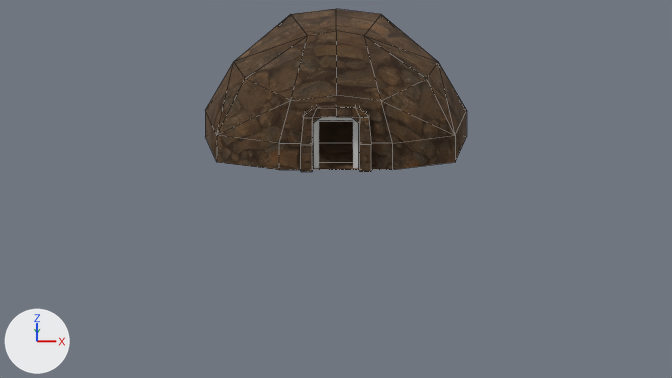
One commit to the Blender file assets/MineStop.blend: the scene before it, then after it.
The view is the same before and after, from the file's camera 'Camera'. The lights are fixed; the arrows at lower left show +X, +Y and +Z. The first picture is the older version. Mesh edges are drawn as thin lines on the coarser meshes.

The scene before the commit, as lines of its bpy script (objects in view):
```python
me_cube_004 = bpy.data.meshes.new('Cube.004')
me_cube_004.from_pydata(...)  # 51 vertices, 48 faces; spans x -11.5..11.5, y -1.0..16.0, z -1.5..9.0
me_cube_004.polygons.foreach_set('use_smooth', [True] * 48)
me_cube_004.materials.append(mat_rock)  # picture img_rock_wall_10_jpg
me_cube_005 = bpy.data.meshes.new('Cube.005')
me_cube_005.from_pydata(...)  # 48 vertices, 41 faces, 2 loose edges; spans x -3.1..3.1, y 0.2..1.0, z -1.5..4.5
me_cube_005.materials.append(mat_rock)  # picture img_rock_wall_10_jpg
ob_mountain = bpy.data.objects.new('Mountain', me_cube_004)
ob_mountain.location = (0.0, 11.2, 0.0)
ob_rockdoorway = bpy.data.objects.new('RockDoorway', me_cube_005)
ob_rockdoorway.location = (0.0, 9.5, 0.0)
```
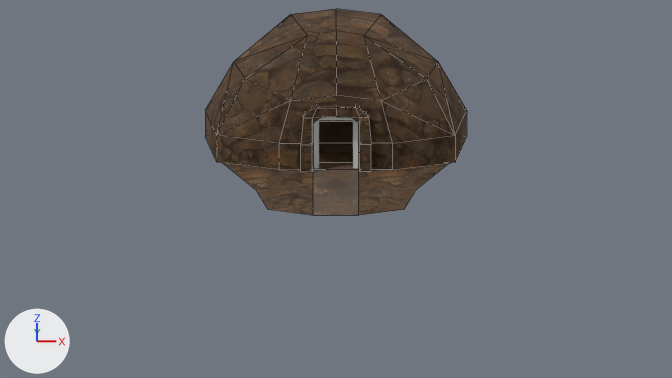
Location of each change, (x1, y1, x2, y2) in pixels of the pictures (672 x 378 px):
'Ground', added (brown): after (223, 163, 449, 215)
    faces in mat_rock (picture img_rock_wall_10_jpg): (223, 163, 449, 215)
    faces in mat_monastery_stone (picture img_monastery_stone_path_jpg): (313, 163, 359, 215)

What changed in the scene script:
```text
Add img_monastery_stone_path_jpg:
    img_monastery_stone_path_jpg = load_image('monastery_stone_path.jpg', 'textures/monastery_stone_path.jpg', 4096, 4096, 'sRGB')
Add mat_monastery_stone:
    mat_monastery_stone = principled_material('monastery_stone')
    mat_monastery_stone.texture = img_monastery_stone_path_jpg
Add me_plane:
    me_plane.from_pydata(...)  # 10 vertices, 3 faces; spans x -1.67..1.67, y -3.17..1.33, z 0.0
    # faces by material slot: [1, 2]
    me_plane.materials.append(mat_monastery_stone)  # picture img_monastery_stone_path_jpg
    me_plane.materials.append(mat_rock)  # picture img_rock_wall_10_jpg
Add ob_ground:
    ob_ground = bpy.data.objects.new('Ground', me_plane)
    ob_ground.location = (0.0, 8.0, -1.49)
    ob_ground.scale = (6.0, 3.0, 1.0)
```
